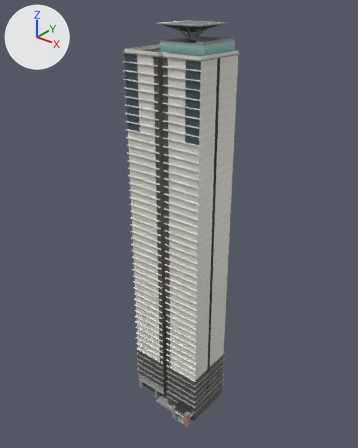
Before and after pictures for a commit that changed the FBX model cs2-kit/projects/exllu-103/output/HighriseTower103_L1_5x4/HighriseTower103_L1_5x4_LOD1.fbx.
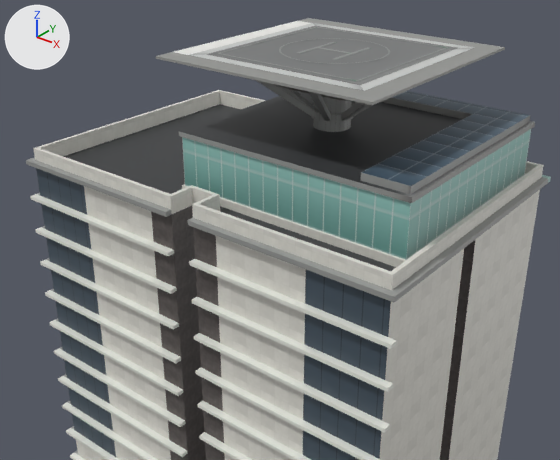
There are two pictures of each version: one whole from a 50 mm lens placed at (108.6, -134.8, 170.5), pointed at (-1.3, 2.5, 85.4), one close up from a 50 mm lens placed at (34.1, -40.9, 171.0), pointed at (4.9, -4.4, 148.4). Every picture has the same lights, and +X, +Y and +Z are marked at upper left. The last two pictures show the newer version. Where no turn or scale is listed for an object, it has been applied to the vertices. Vertices at exactly the same position are counted once.

Objects in the first close-up: 'HighriseTower103_L1_5x4_LOD1'.
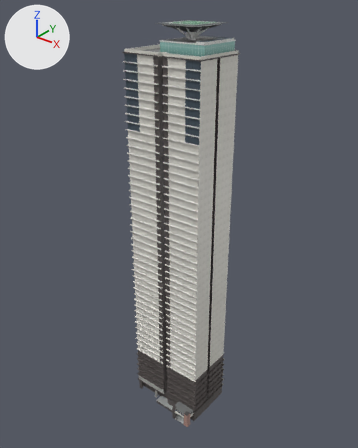
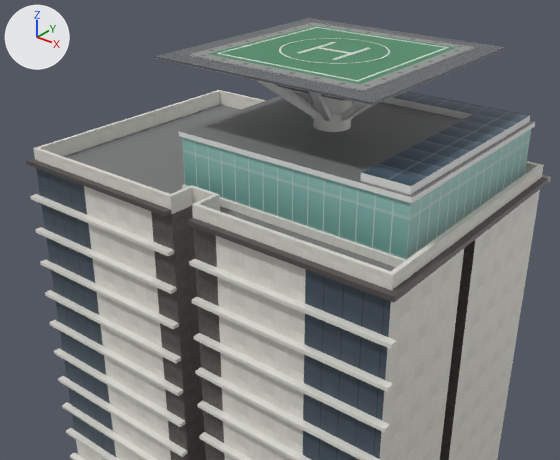
The change in detail:
me_highrisetower103_l1_5x4_lod1 is used by ob_highrisetower103_l1_5x4_lod1; location (0.0, 0.0, 0.0).
me_highrisetower103_l1_5x4_lod1 had 9897 vertices, 8355 faces and spanned x -17.0..17.0, y -13.0..13.0, z 0.0..159.0.
me_highrisetower103_l1_5x4_lod1 now has 9953 vertices, 8383 faces and spans x -17.0..17.0, y -13.0..13.0, z 0.0..159.0.
Part 1, on me_highrisetower103_l1_5x4_lod1:
56 vertices are added at x -2.0..11.0, y -5.0..9.0, z 159.0.
28 new faces join them.
me_highrisetower103_l1_5x4_lod1 part 2: 2112 kept faces spanning x -17.0..17.0, y -13.0..13.0, z 0.0..159.0 get new texture (UV) coordinates.

Boxes [x1, y1, x2, y2] around the edits, measured in the close-ups (560 x 460 px):
part 1 of me_highrisetower103_l1_5x4_lod1, added: after [188, 23, 474, 90]
part 2 of me_highrisetower103_l1_5x4_lod1, surface changed: [26, 18, 551, 457] in both
